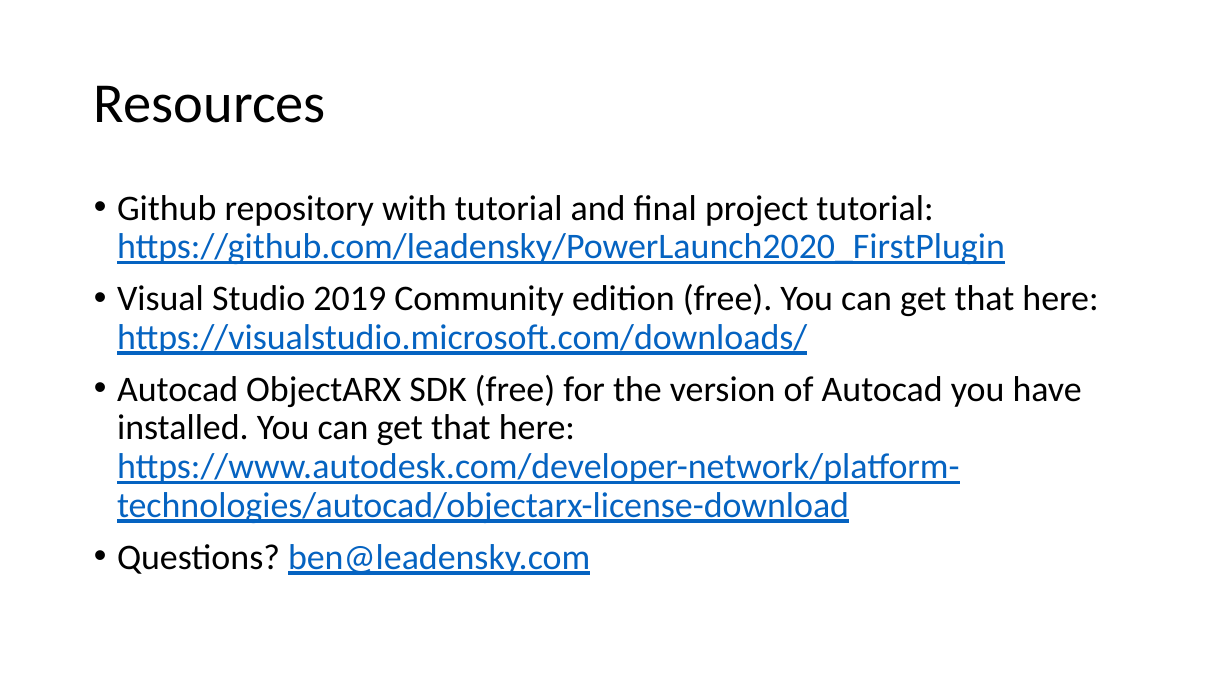
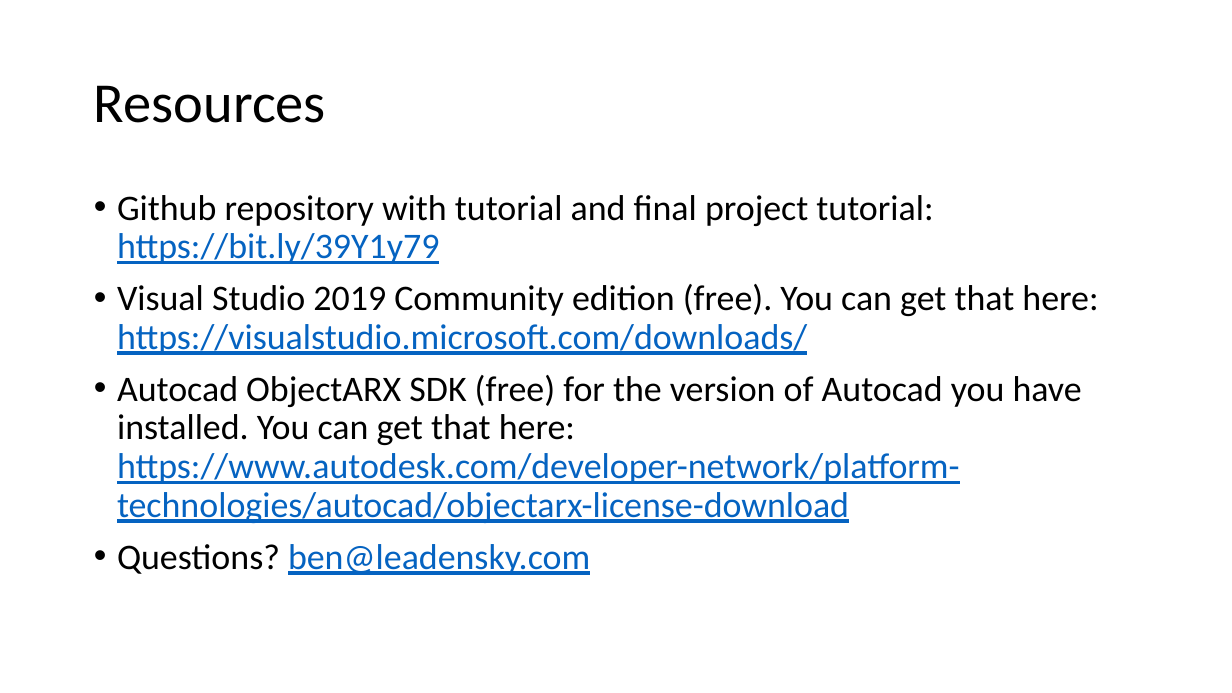
Before and after one commit to 15831944/PowerLaunch2020_FirstPlugin, a slide deck: slide 3 of Plugin Presentation.pptx. Drawn at 1232x693 pixels with LibreOffice and Linux fonts; fonts in the diff are those of the drawing. Boxes give left, top, right and bottom in pixels: in the first picture for what was removed or moved away, otherwise in the second. Text is boxed around its words. In the diff, an @@ line names an element or a change of style, - is before the commit and + after.

Commit message:
Added bit.ly link

```diff
--- a/Plugin Presentation.pptx
+++ b/Plugin Presentation.pptx
@@ text at bbox=[117, 195, 933, 264]: text changed; text colour #0563C1 to #000000 @@
-• Github repository with tutorial and final project tutorial: https://github.com/leadensky/PowerLaunch2020_FirstPlugin
+• Github repository with tutorial and final project tutorial: https://bit.ly/39Y1y79
```
